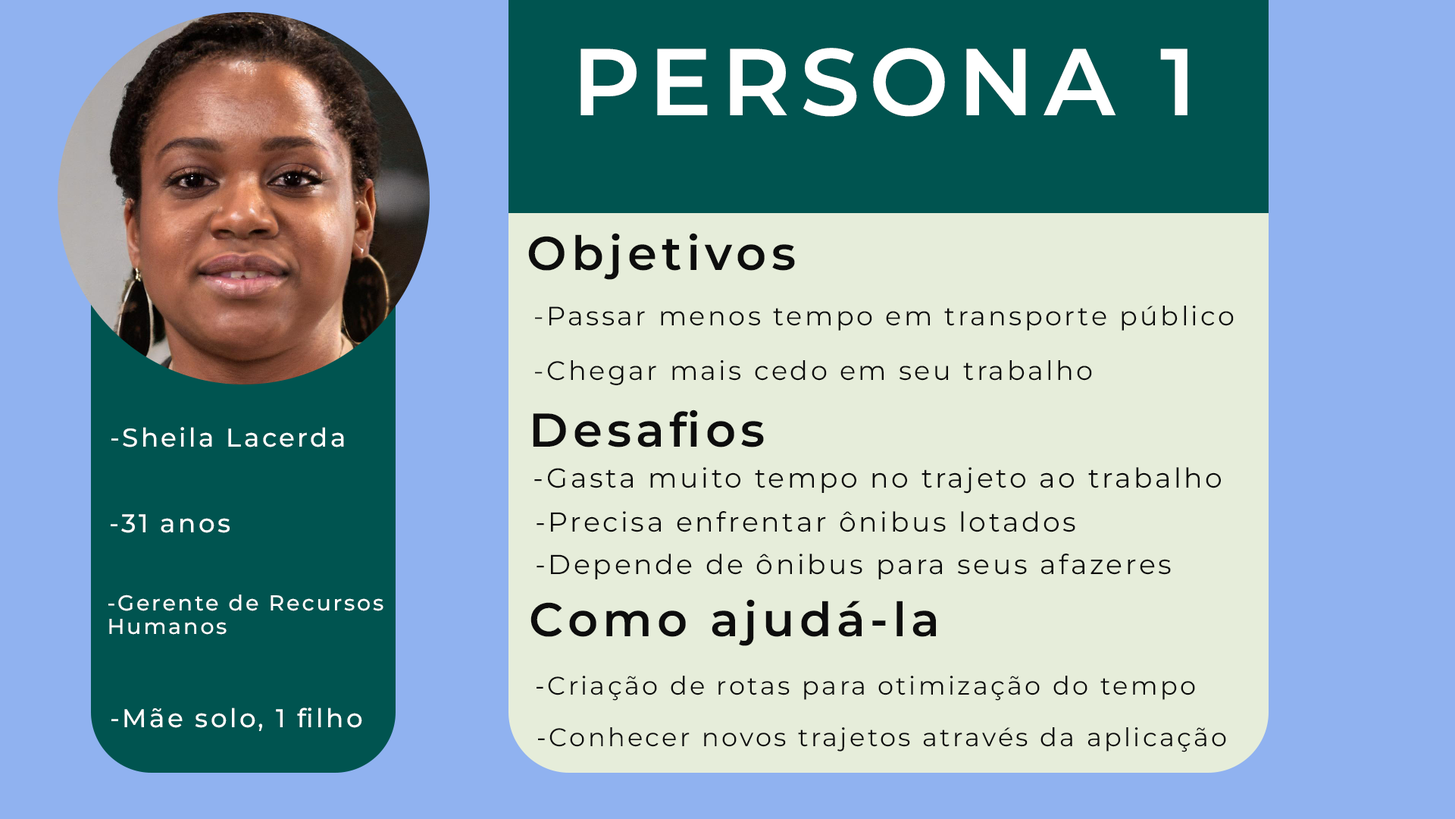
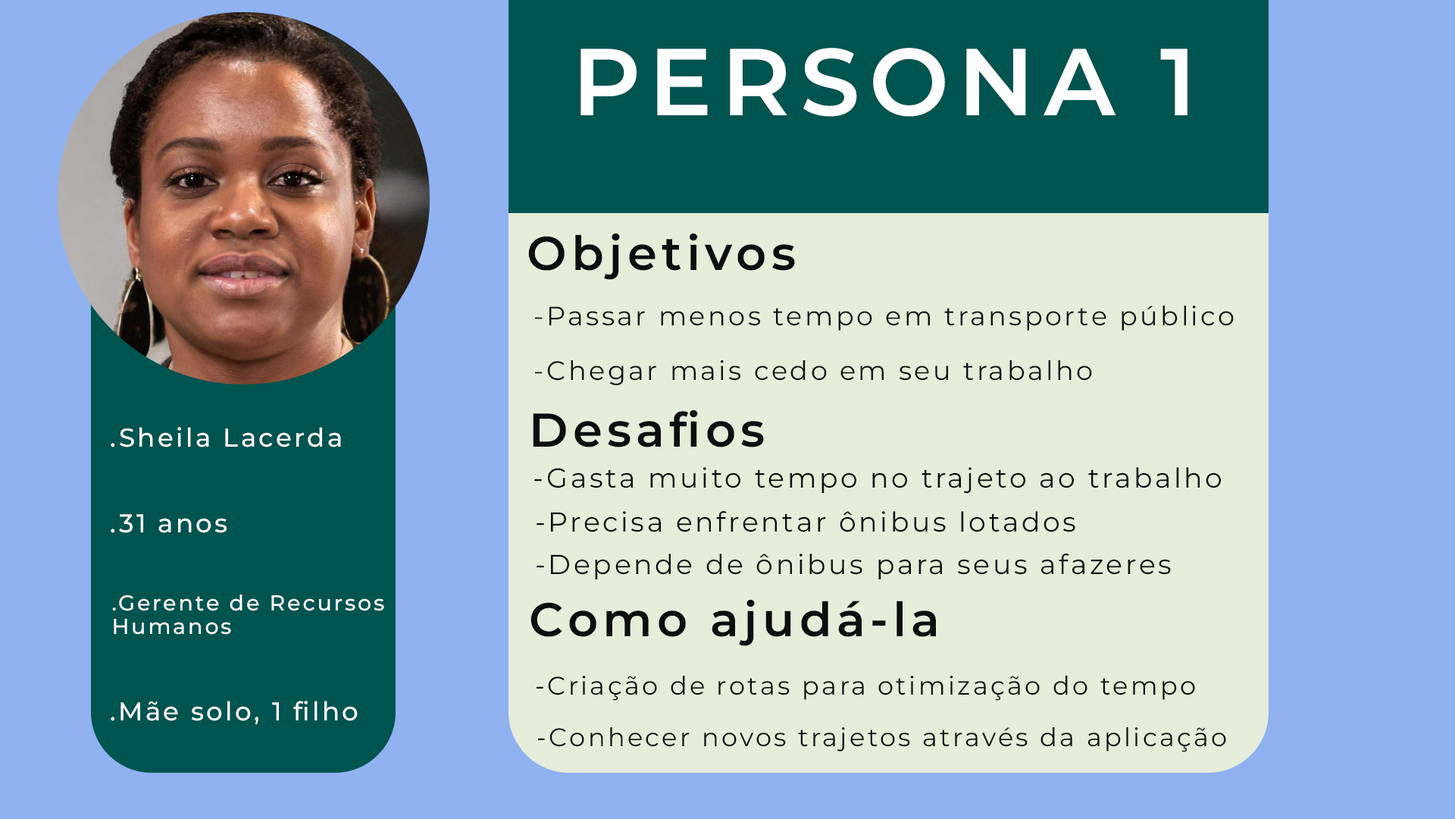
Revision of a layered 1455px x 819px image; what changed, layer by layer:
renamed "-Mãe solo, 1 filho" to ".Mãe solo, 1 filho", painted on it over (110, 700, 363, 731)
renamed "-Gerente de Recursos Humanos" to ".Gerente de Recursos Humanos", painted on it over (108, 594, 385, 635)
renamed "-31 anos" to ".31 anos", painted on it over (110, 513, 230, 533)
renamed "-Sheila Lacerda" to ".Sheila Lacerda", painted on it over (110, 426, 345, 448)
